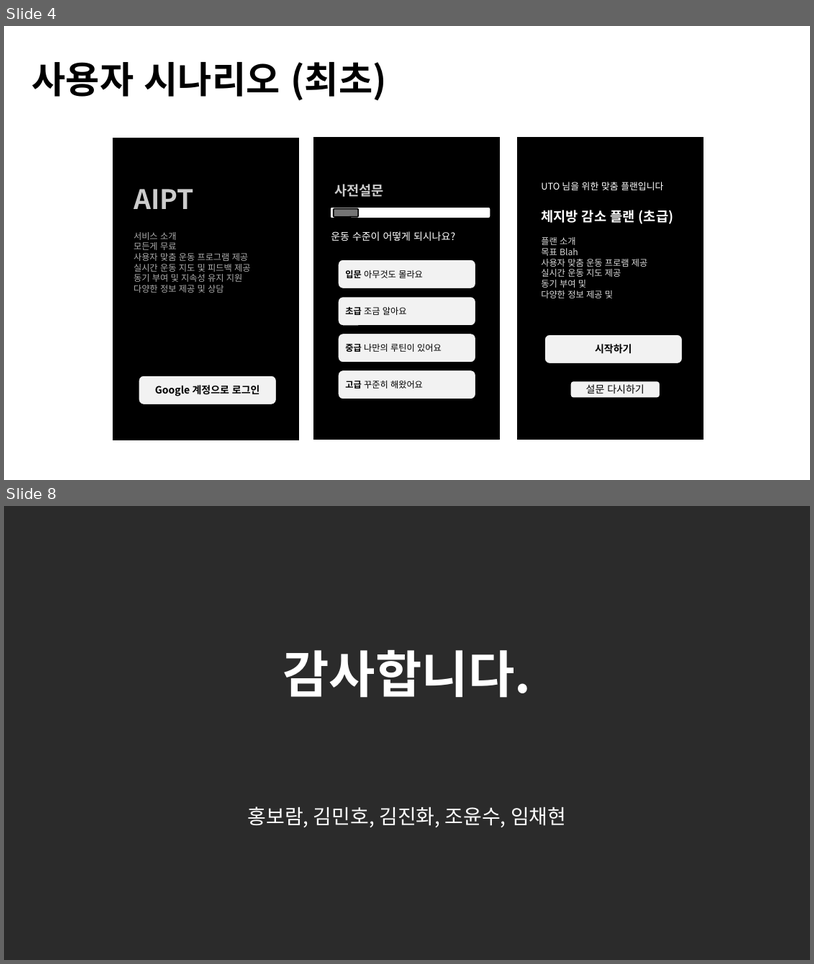
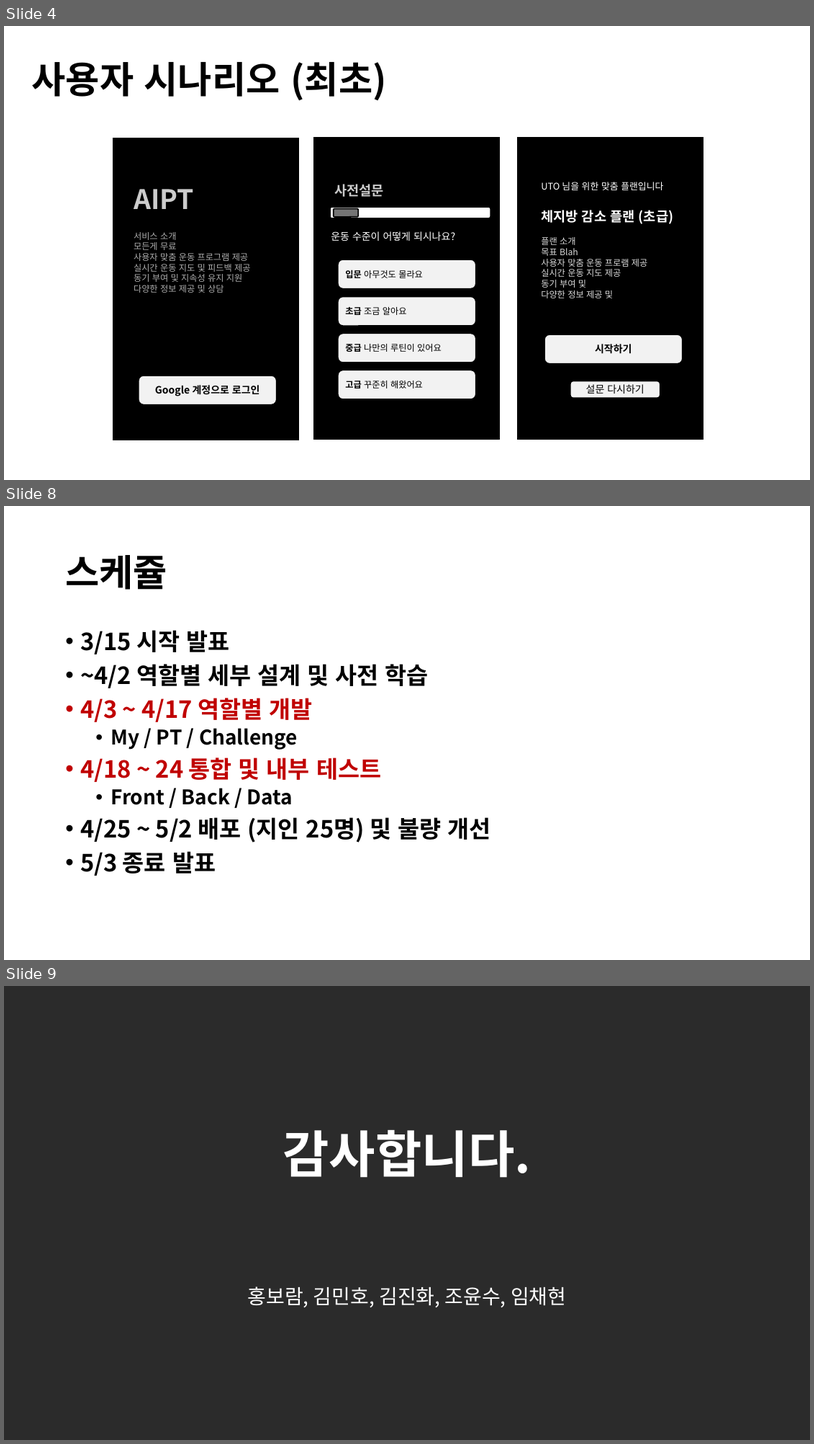
Before and after one commit to Brian-Hong-KR/Gymunity, a slide deck: Doc/프로젝트발표.pptx. Shown one above the other, each under a label of ours: slides 4 and 8 before the commit, slides 4, 8 and 9 after it; the slides between them are not shown. The pictures are 814x964 and 814x1444 pixels, drawn with LibreOffice and Linux fonts; fonts in the diff are those of the drawing; background and template pictures are left out; a plain dark background stands for a picture behind light text. Boxes give left, top, right and bottom in pixels: in the first picture for what was removed or moved away, otherwise in the second. Text is boxed around its words. In the diff, an @@ line names an element or a change of style, - is before the commit and + after.

```diff
--- a/Doc/프로젝트발표.pptx
+++ b/Doc/프로젝트발표.pptx
@@ slide 8 added at [4,506,810,960], background #FFFFFF @@
@@ title added at [65,555,167,590], 44 pt, text #000000, bold @@
+스케쥴
@@ text added at [80,630,491,875], 28 pt, text #000000, bold @@
+• 3/15 시작 발표
+• ~4/2 역할별 세부 설계 및 사전 학습
+• 4/3 ~ 4/17 역할별 개발
+  • My / PT / Challenge
+• 4/18 ~ 24 통합 및 내부 테스트
+  • Front / Back / Data
+• 4/25 ~ 5/2 배포 (지인 25명) 및 불량 개선
+• 5/3 종료 발표
@@ what was slide 8 is now slide 9 @@
```
Also in this commit, not shown: 5 slides changed, 1 other file.
